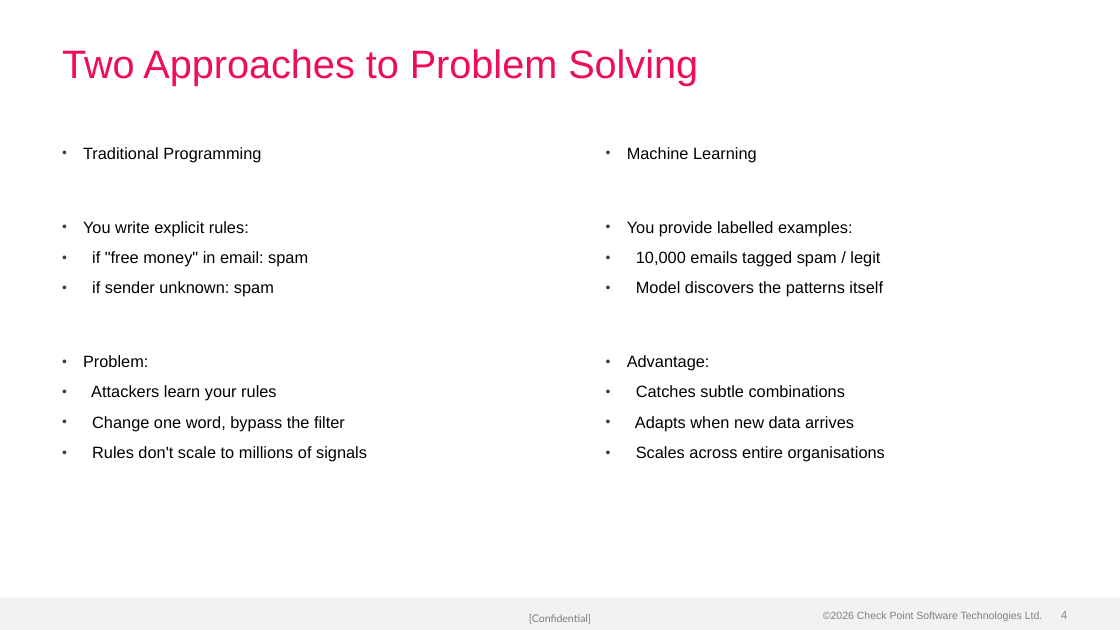
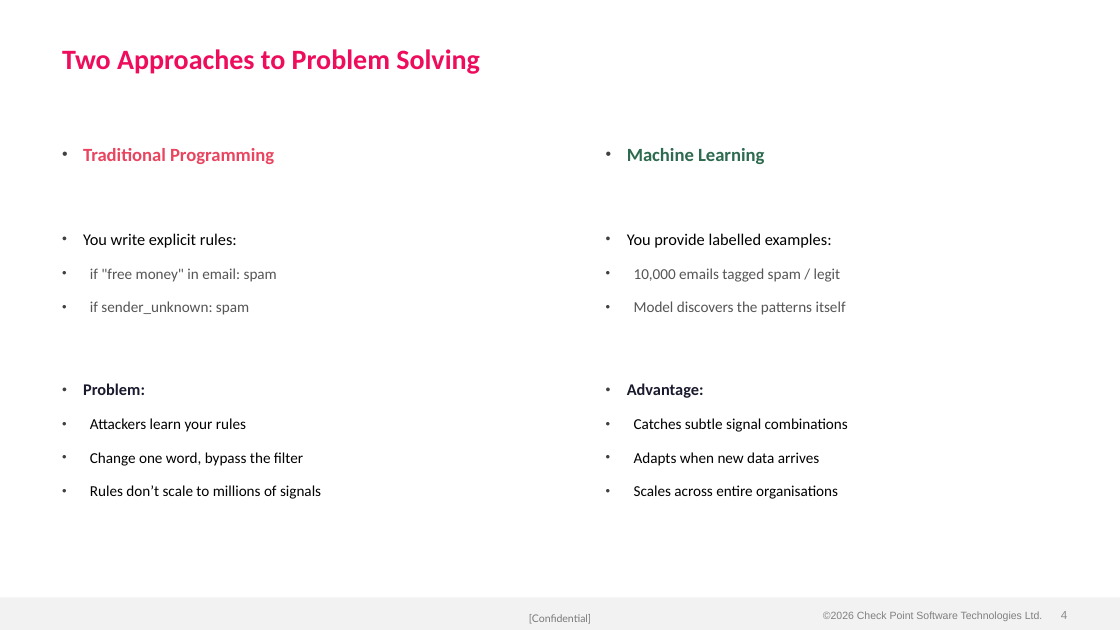
Before and after one commit to alshawwaf/ai-basic-training, a slide deck: slide 4 of stage1_classic_ml/01_what_is_ml/Lecture-1-What-is-ML.pptx. Drawn at 1120x630 pixels with LibreOffice and Linux fonts; fonts in the diff are those of the drawing; background and template pictures are left out. Boxes give left, top, right and bottom in pixels: in the first picture for what was removed or moved away, otherwise in the second. Text is boxed around its words. In the diff, an @@ line names an element or a change of style, - is before the commit and + after.

Commit message:
Apply Calibri font and bold headers to all 17 lectures; improve Lecture 1
- All lectures: switched every text run to Calibri, made slide titles bold
- Lecture 1: rebuilt with 29 slides (was 28), 14 images (was 13)
  - Added new Real-World Example slide (phishing URL detection pipeline)
  - Improved vocabulary slide with bold term/definition formatting
  - Better bullet hierarchy with colour-coded categories
  - All matplotlib charts regenerated with Calibri labels

```diff
--- a/stage1_classic_ml/01_what_is_ml/Lecture-1-What-is-ML.pptx
+++ b/stage1_classic_ml/01_what_is_ml/Lecture-1-What-is-ML.pptx
@@ title "Two Approaches to Problem Solving" at (62, 49, 480, 74): size 34 to 24 pt, font Arial to Calibri, bold on @@
@@ text at (83, 148, 303, 466): size 14 to 16 pt, text colour #000000 to #E94560 in "Traditional Programming"; font Arial to Calibri in "Traditional Programming", "You write explicit rules:", "if "free money" in email: spam", "Problem:" and 2 more places; bold on in "Traditional Programming", "Problem:"; size 14 to 13 pt in "if "free money" in email: spam", "Attackers learn your rules", "Change one word, bypass the filter"; text colour #000000 to #555555 in "if "free money" in email: spam"; text colour #000000 to #1A1A2E in "Problem:"; more space between paragraphs @@
@@ text at (627, 148, 846, 499): size 14 to 16 pt, text colour #000000 to #2D6A4F in "Machine Learning"; font Arial to Calibri in "Machine Learning", "You provide labelled examples:", "10,000 emails tagged spam / legit", "Model discovers the patterns itself" and 3 more places; bold on in "Machine Learning", "Advantage:"; size 14 to 13 pt in "10,000 emails tagged spam / legit", "Model discovers the patterns itself", "Adapts when new data arrives", "Scales across entire organisations"; text colour #000000 to #555555 in "10,000 emails tagged spam / legit", "Model discovers the patterns itself"; text colour #000000 to #1A1A2E in "Advantage:"; more space between paragraphs @@
@@ text at (90, 301, 249, 315): text changed; size 14 to 13 pt; font Arial to Calibri; text colour #000000 to #555555 @@
-• if sender unknown: spam
+• if sender_unknown: spam
@@ text at (634, 418, 848, 432): text changed; size 14 to 13 pt; font Arial to Calibri @@
-• Catches subtle combinations
+• Catches subtle signal combinations
@@ text at (90, 485, 321, 499): text changed; size 14 to 13 pt; font Arial to Calibri @@
-• Rules don't scale to millions of signals
+• Rules don’t scale to millions of signals
```
Also in this commit, not shown: 27 other slides changed, 1 slide added, 16 other files.
